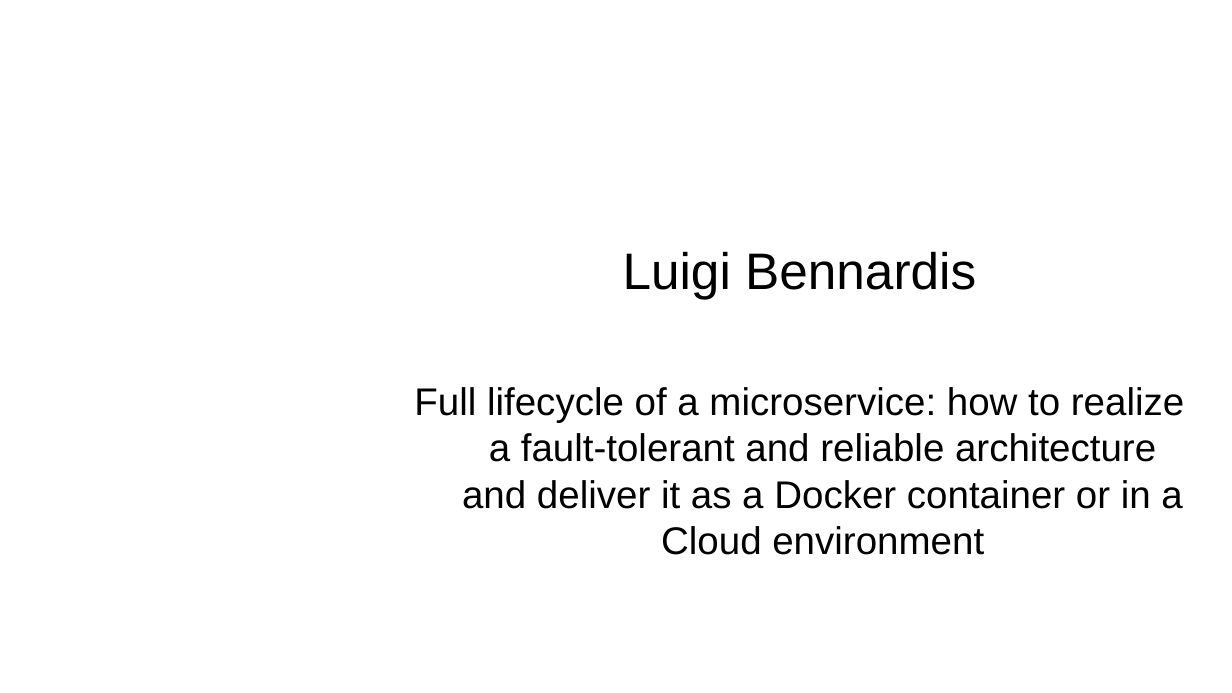
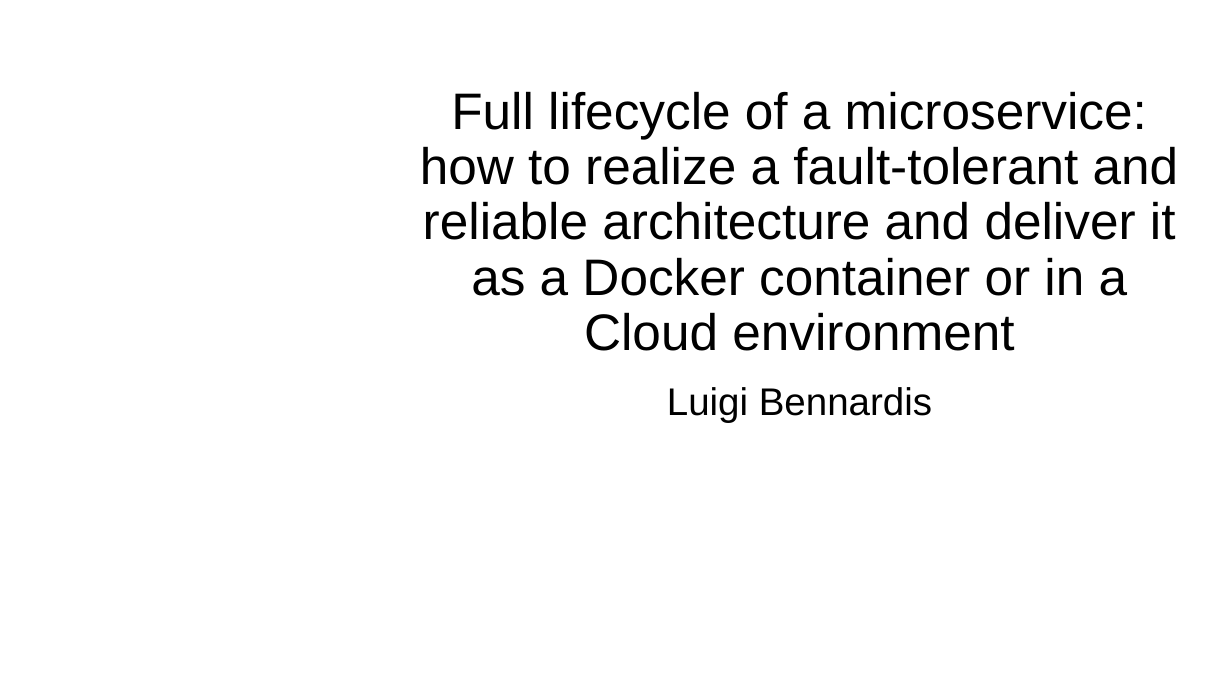
Before and after one commit to lbennardis/microS_code2016_DOCS, a slide deck: slide 4 of luigiBennardisMicroservices.ppt. Drawn at 1232x693 pixels with LibreOffice and Linux fonts; fonts in the diff are those of the drawing; background and template pictures are left out. Boxes give left, top, right and bottom in pixels: in the first picture for what was removed or moved away, otherwise in the second. Text is boxed around its words. In the diff, an @@ line names an element or a change of style, - is before the commit and + after.

```diff
--- a/luigiBennardisMicroservices.ppt
+++ b/luigiBennardisMicroservices.ppt
@@ title "Full lifecycle of a microservice: ...": place and size @@
-title "Full lifecycle of a microservice: ..." at (414,387,1184,555)
+title "Full lifecycle of a microservice: ..." at (420,91,1179,351)
@@ title "Full lifecycle of a microservice: ..." at (420,91,1179,351): size 60 to 80 pt; indent changed; line spacing 1 to 0.9; vertical alignment top to bottom @@
@@ text "Luigi Bennardis": place and size @@
-text "Luigi Bennardis" at (623,251,976,299)
+text "Luigi Bennardis" at (667,387,932,423)
@@ text "Luigi Bennardis" at (667,387,932,423): size 80 to 60 pt; indent changed; line spacing 0.9 to 1; vertical alignment bottom to top @@
```
Also in this commit, not shown: 1 other slide changed, 1 other file.
